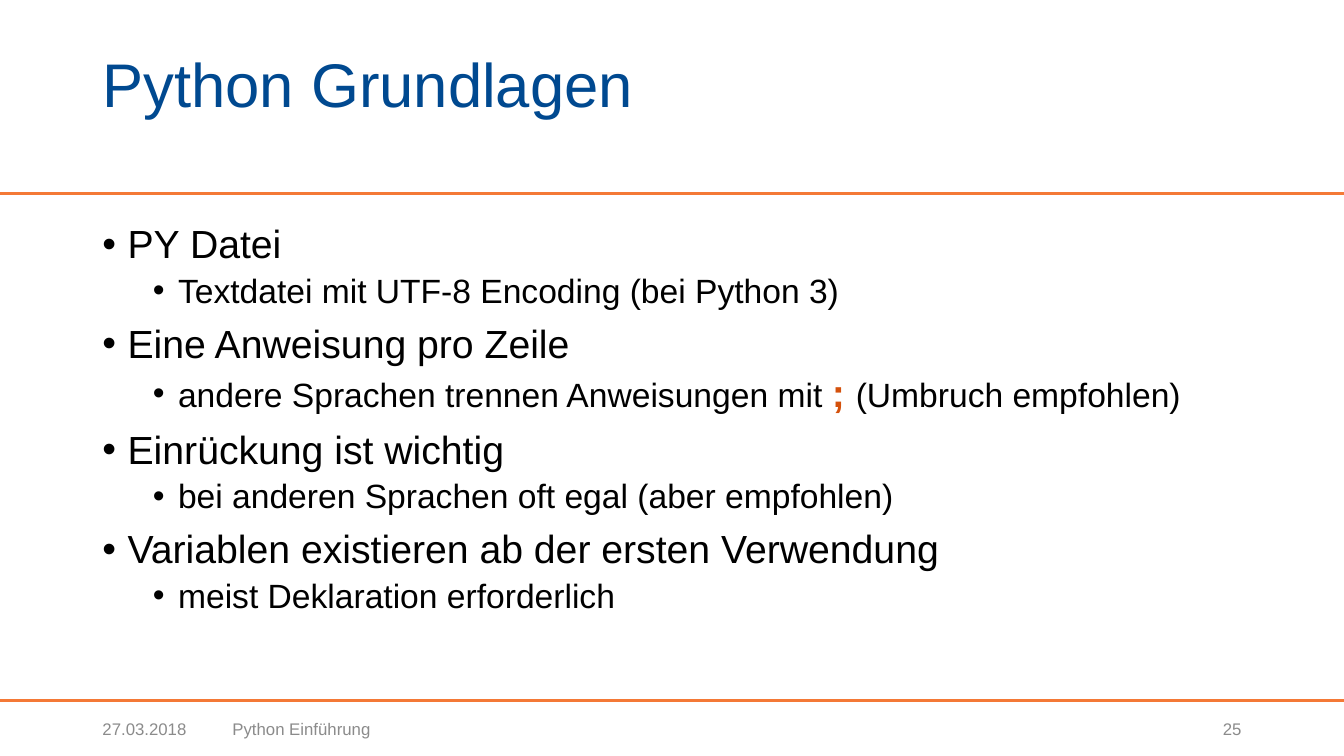
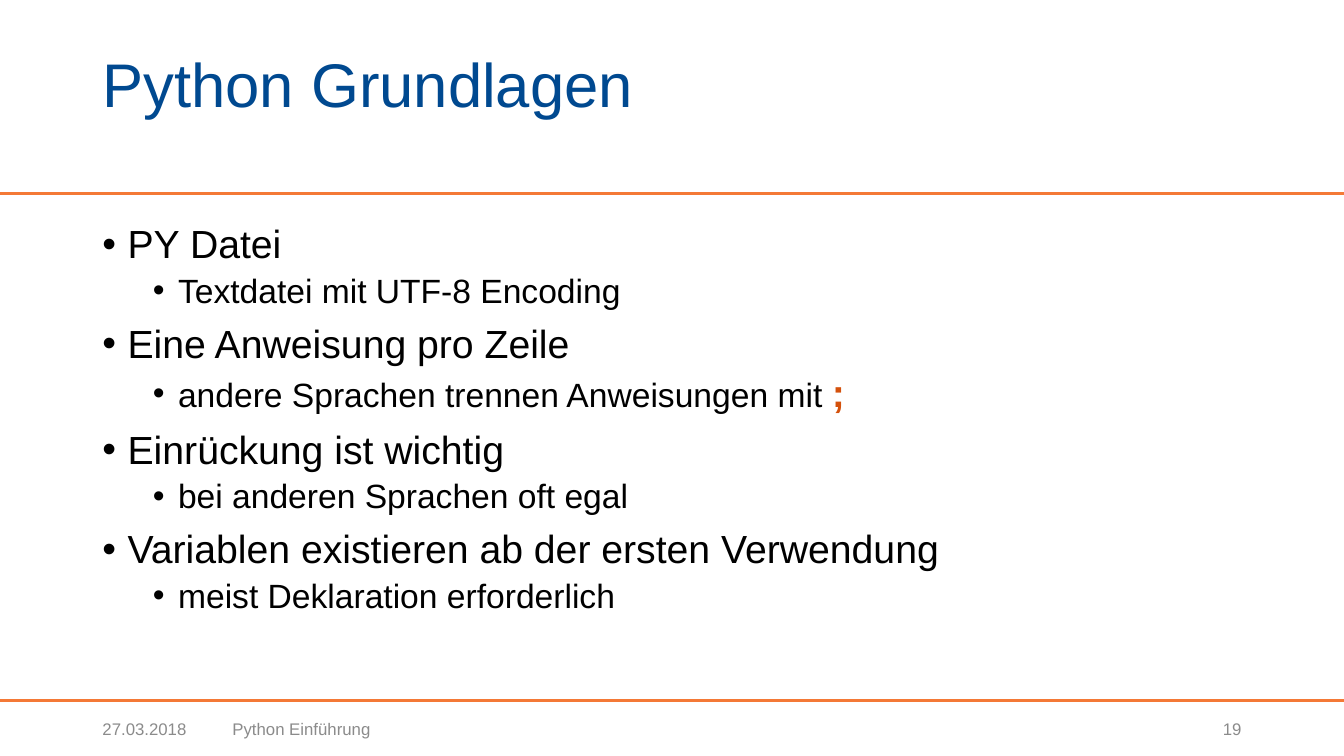
Before and after one commit to BogyMitutoyoCTL/Sophy-Preparation, a slide deck: slide 19 of Präsentationen/Python Einführung.pptx (slide 25 before the commit). Drawn at 1344x756 pixels with LibreOffice and Linux fonts; fonts in the diff are those of the drawing; background and template pictures are left out. Boxes give left, top, right and bottom in pixels: in the first picture for what was removed or moved away, otherwise in the second. Text is boxed around its words. In the diff, an @@ line names an element or a change of style, - is before the commit and + after.

Commit message:
Trauerränder ung Schatten entfernt
Stil der Überschriften an andere Präsentationen angepasst
Lange Texte auf Folien in Notizen verschoben (teilweise)

```diff
--- a/Präsentationen/Python Einführung.pptx
+++ b/Präsentationen/Python Einführung.pptx
@@ text at bbox=[178, 278, 620, 310]: text changed @@
-  • Textdatei mit UTF-8 Encoding (bei Python 3)
+  • Textdatei mit UTF-8 Encoding
@@ text at bbox=[178, 382, 823, 414]: text changed @@
-  • andere Sprachen trennen Anweisungen mit ; (Umbruch empfohlen)
+  • andere Sprachen trennen Anweisungen mit ;
@@ text at bbox=[178, 483, 629, 515]: text changed @@
-  • bei anderen Sprachen oft egal (aber empfohlen)
+  • bei anderen Sprachen oft egal
@@ page number at bbox=[1223, 723, 1242, 735]: text changed @@
-25
+19
```
Also in this commit, not shown: 52 other slides changed, 8 slides removed.
